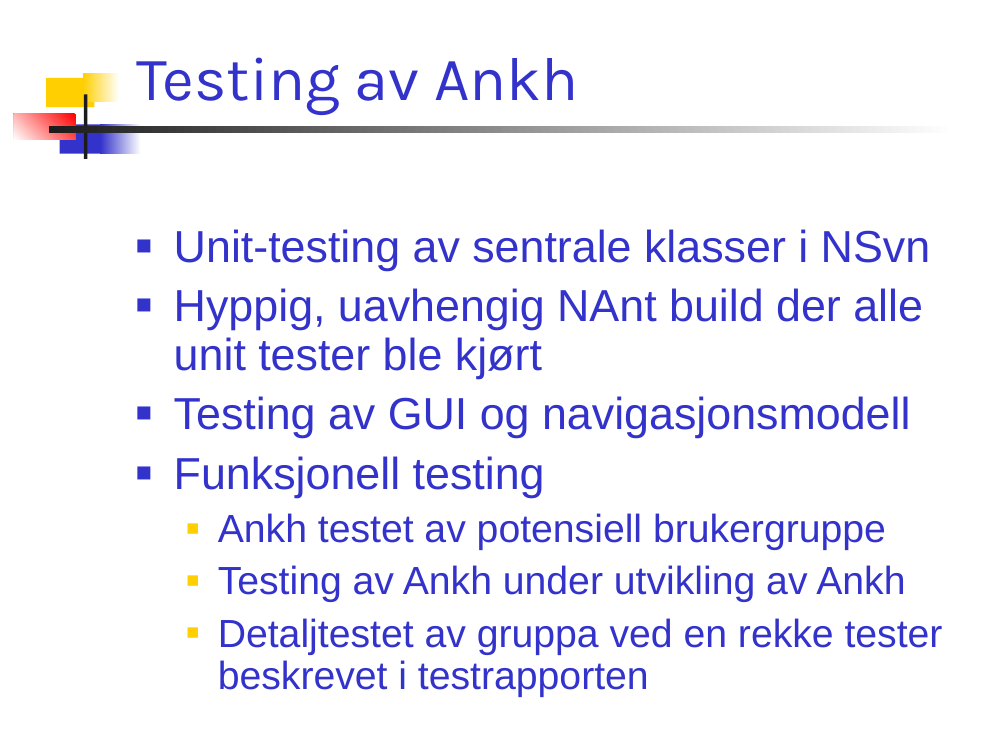
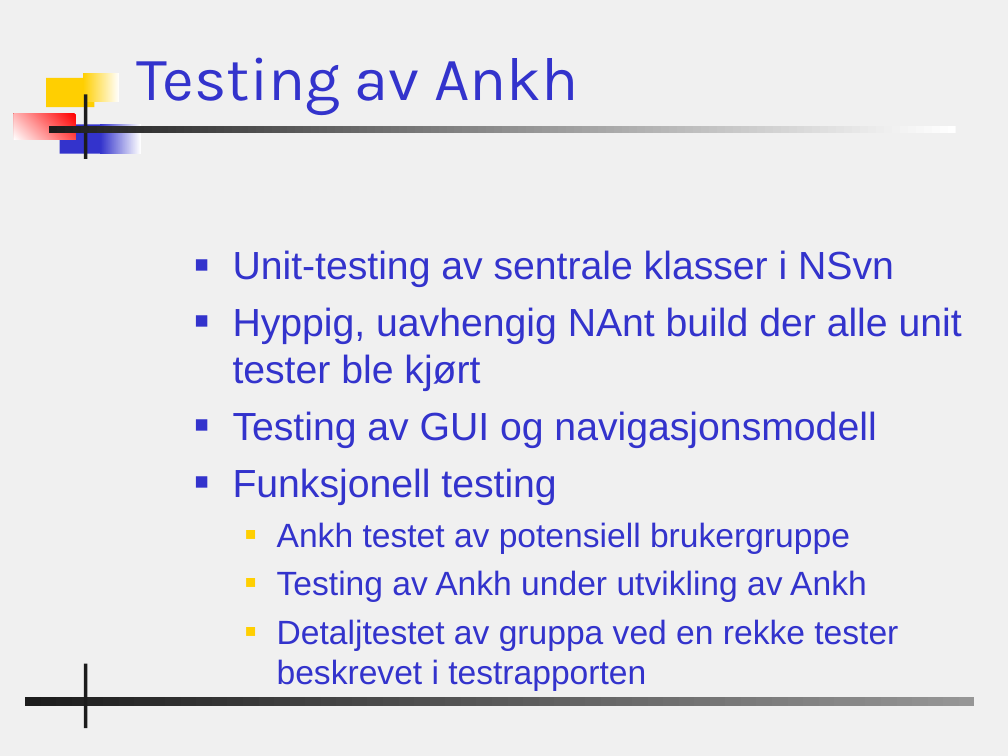
Before and after one commit to chucker/AnkhSVN, a slide deck: slide 15 of doc/powerpoint/Subversion_addin_for_VS.NET.ppt. Drawn at 1008x756 pixels with LibreOffice and Linux fonts; fonts in the diff are those of the drawing; background and template pictures are left out. Boxes give left, top, right and bottom in pixels: in the first picture for what was removed or moved away, otherwise in the second. Text is boxed around its words. In the diff, an @@ line names an element or a change of style, - is before the commit and + after.

Commit message:
Changed bg and some text.

```diff
--- a/doc/powerpoint/Subversion_addin_for_VS.NET.ppt
+++ b/doc/powerpoint/Subversion_addin_for_VS.NET.ppt
@@ background #FFFFFF to #F0F0F0 @@
@@ text "Unit-testing av sentrale klasser i ...": place and size @@
-text "Unit-testing av sentrale klasser i ..." at [174, 229, 943, 697]
+text "Unit-testing av sentrale klasser i ..." at [233, 250, 962, 691]
@@ text "Unit-testing av sentrale klasser i ..." at [233, 250, 962, 691]: size 32 to 28 pt in "Unit-testing av sentrale klasser i NSvn", "Hyppig, uavhengig NAnt build der alle unit ...", "Testing av GUI og navigasjonsmodell", "Funksjonell testing"; size 28 to 24 pt in "Ankh testet av potensiell brukergruppe", "Testing av Ankh under utvikling av Ankh", "Detaljtestet av gruppa ved en rekke tester ..."; line spacing 0.9 to 1; less space between paragraphs @@
@@ rectangle added at [84, 663, 87, 728], fill #1C1C1C @@
@@ rectangle added at [25, 698, 975, 706], fill gradient #969696 to #1C1C1C @@
```
Also in this commit, not shown: 21 other slides changed, 2 slides added, 1 slide removed.
